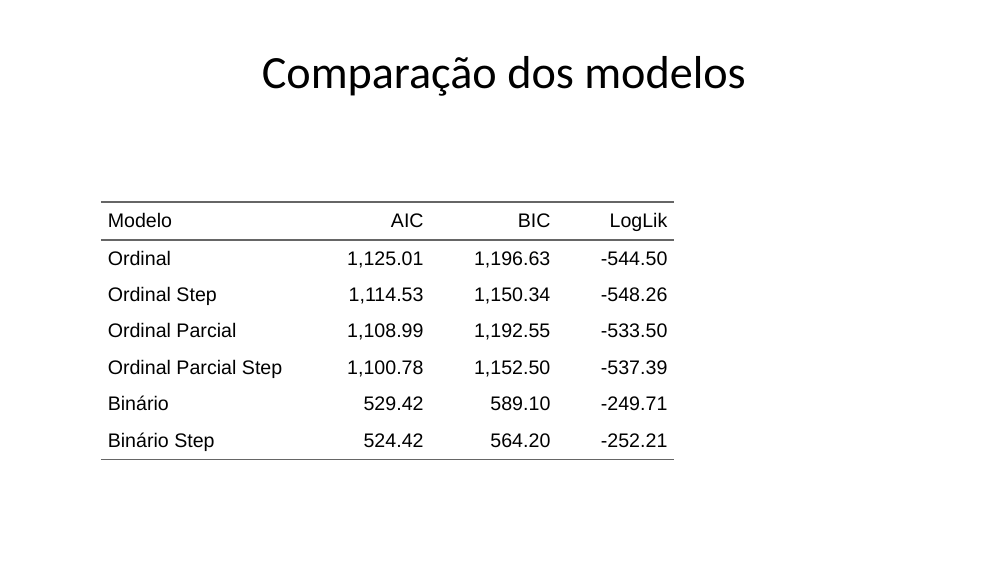
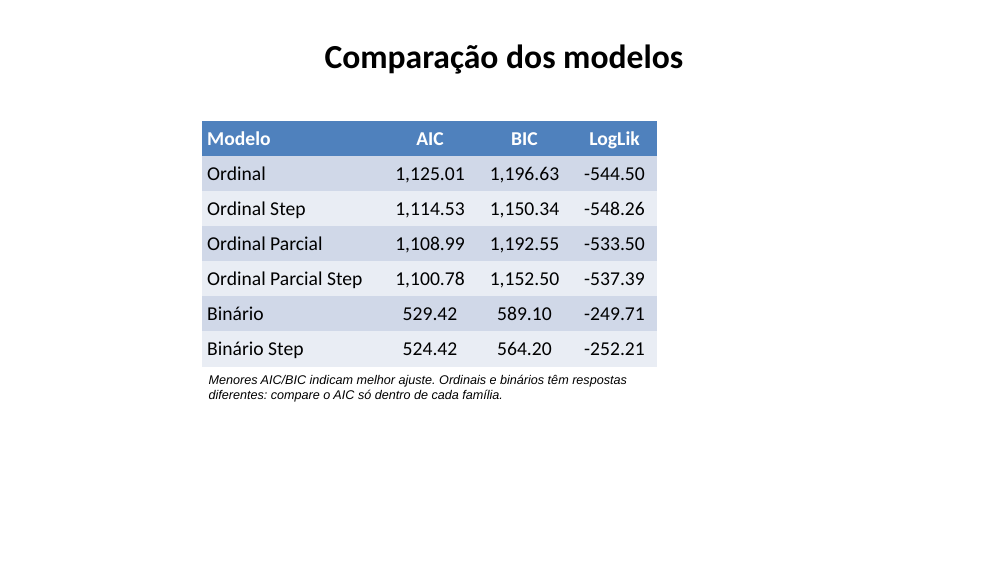
Before and after one commit to gabriel05mss/modelos_ordinais_trab1, a slide deck: slide 20 of apresentacao2.pptx. Drawn at 1008x567 pixels with LibreOffice and Linux fonts; fonts in the diff are those of the drawing. Boxes give left, top, right and bottom in pixels: in the first picture for what was removed or moved away, otherwise in the second. Text is boxed around its words. In the diff, an @@ line names an element or a change of style, - is before the commit and + after.

```diff
--- a/apresentacao2.pptx
+++ b/apresentacao2.pptx
@@ title "Comparação dos modelos" at [325, 44, 683, 74]: size 33 to 24 pt, bold on @@
@@ table at [202, 121, 658, 567] @@
+row 8: Menores AIC/BIC indicam melhor ajuste. Ordinais e binários têm respostas diferentes: compare o AIC só dentro de cada família. |  |  | 
@@ table: place and size @@
-table at [101, 202, 674, 567]
+table at [202, 121, 658, 567]
```
Also in this commit, not shown: 17 other slides changed, 3 other files.
